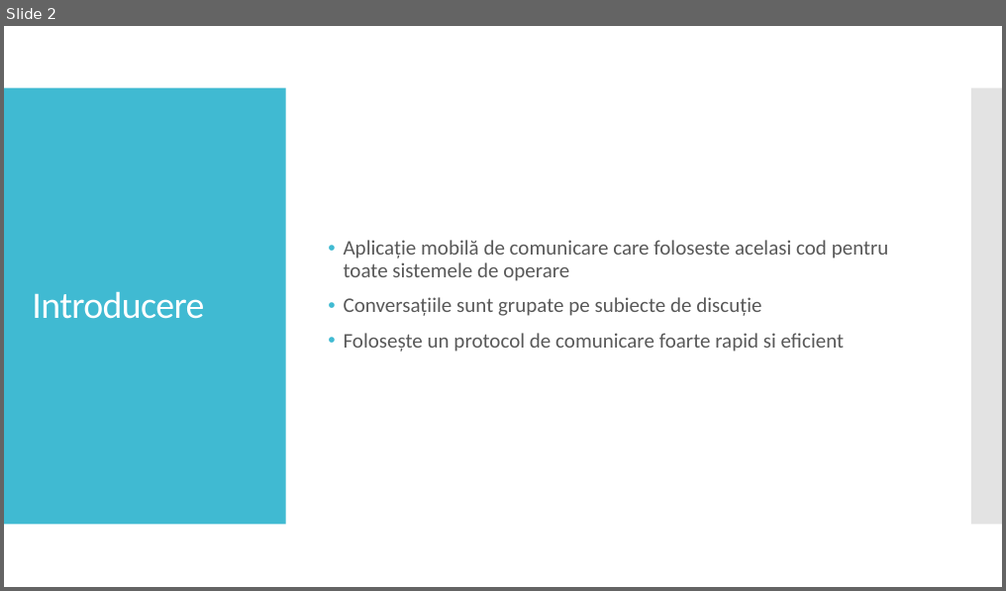
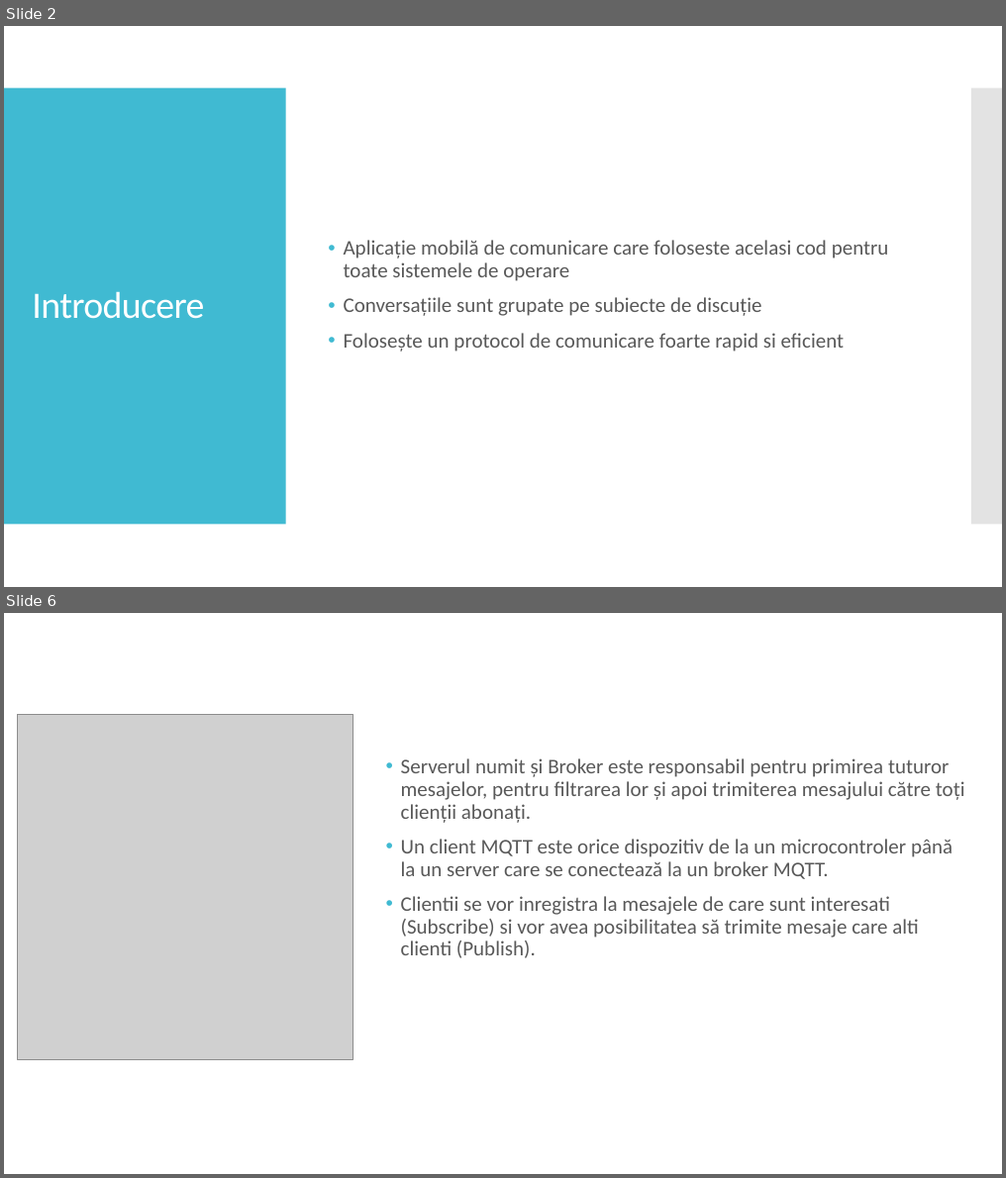
Before and after one commit to ionutholbia/topichat, a slide deck: Documentatie/Topichat Prezentare.pptx. Shown one above the other, each under a label of ours: slide 2 before the commit, slides 2 and 6 after it; the slides between them are not shown. The pictures are 1006x591 and 1006x1178 pixels, drawn with LibreOffice and Linux fonts; fonts in the diff are those of the drawing; grey boxes stand for pictures. Boxes give left, top, right and bottom in pixels: in the first picture for what was removed or moved away, otherwise in the second. Text is boxed around its words. In the diff, an @@ line names an element or a change of style, - is before the commit and + after.

```diff
--- a/Documentatie/Topichat Prezentare.pptx
+++ b/Documentatie/Topichat Prezentare.pptx
@@ slide 6 added at (x1=4, y1=613, x2=1002, y2=1174), background #FFFFFF @@
@@ picture added at (x1=18, y1=715, x2=353, y2=1059) @@
@@ text added at (x1=401, y1=759, x2=965, y2=959), 20 pt, text #595959 @@
+• Serverul numit și Broker este responsabil pentru primirea tuturor mesajelor, pentru filtrarea lor și apoi trimiterea mesajului către toți clienții abonați.
+• Un client MQTT este orice dispozitiv de la un microcontroler până la un server care se conectează la un broker MQTT.
+• Clientii se vor inregistra la mesajele de care sunt interesati (Subscribe) si vor avea posibilitatea să trimite mesaje care alti clienti (Publish).
```
Also in this commit, not shown: 1 slide changed, 4 other slides added.
